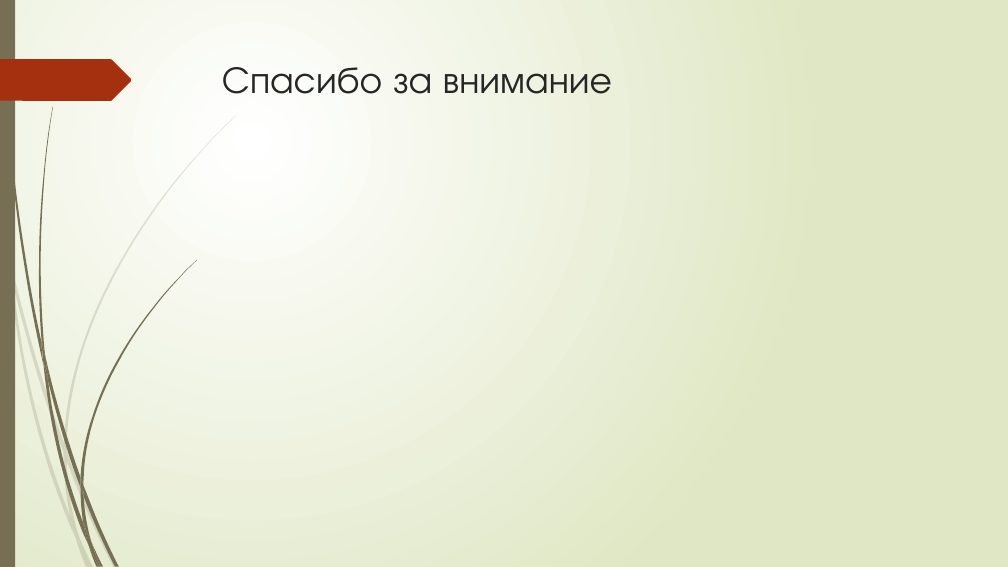
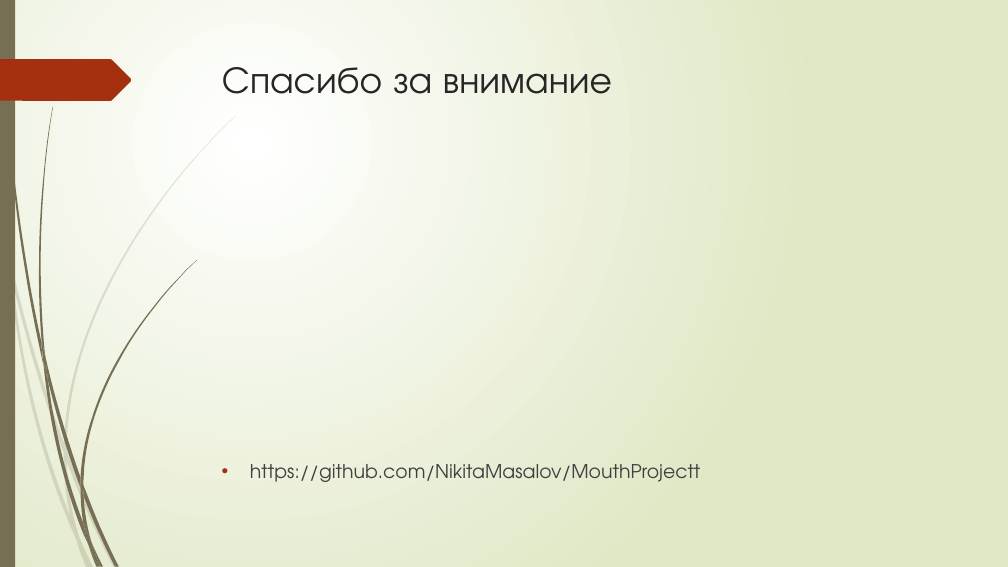
Before and after one commit to NikitaMasalov/MouthProjectt, a slide deck: slide 8 of Презентация Microsoft PowerPoint (2).pptx. Drawn at 1008x567 pixels with LibreOffice and Linux fonts; fonts in the diff are those of the drawing. Boxes give left, top, right and bottom in pixels: in the first picture for what was removed or moved away, otherwise in the second. Text is boxed around its words. In the diff, an @@ line names an element or a change of style, - is before the commit and + after.

```diff
--- a/Презентация Microsoft PowerPoint (2).pptx
+++ b/Презентация Microsoft PowerPoint (2).pptx
@@ text added at box(250, 464, 700, 482), 18 pt, text #404040 @@
+• https://github.com/NikitaMasalov/MouthProjectt
```
